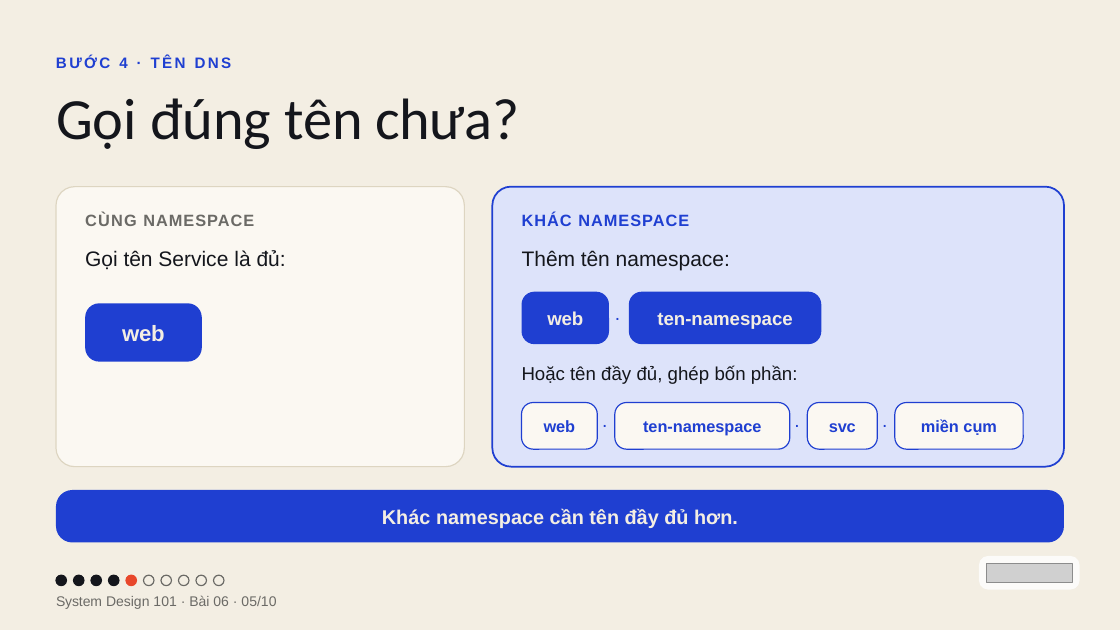
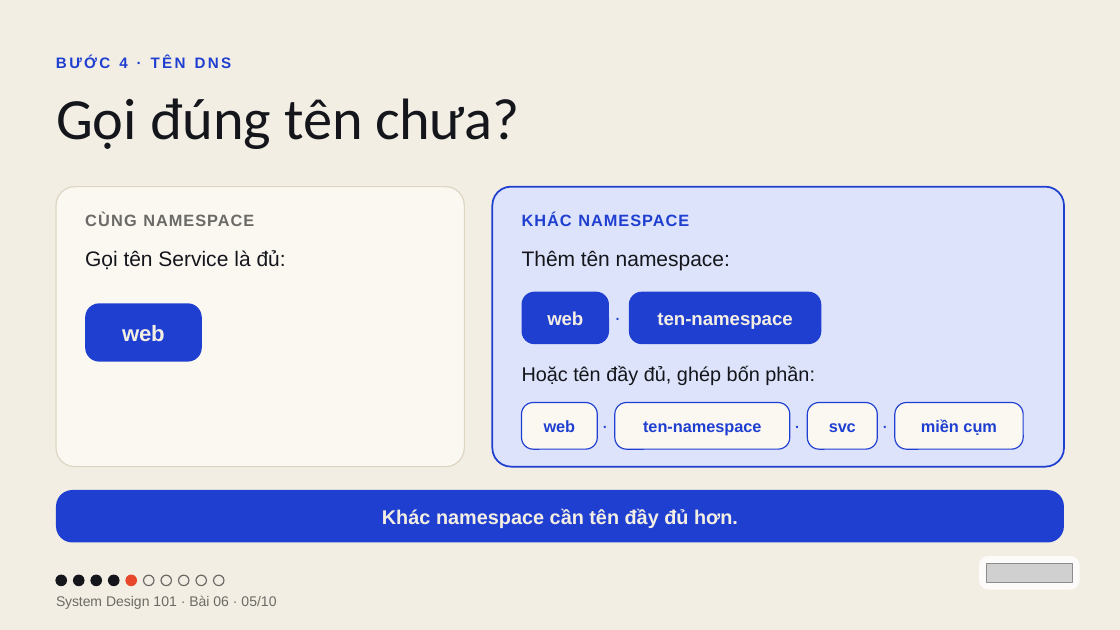
Before and after one commit to vohoailinh90/tool-marketing-studio, a slide deck: slide 5 of system-design-101/vi/lessons/sd-13-006/slides/sd-13-006.pptx. Drawn at 1120x630 pixels with LibreOffice and Linux fonts; fonts in the diff are those of the drawing; grey boxes stand for pictures. Boxes give left, top, right and bottom in pixels: in the first picture for what was removed or moved away, otherwise in the second. Text is boxed around its words. In the diff, an @@ line names an element or a change of style, - is before the commit and + after.

```diff
--- a/system-design-101/vi/lessons/sd-13-006/slides/sd-13-006.pptx
+++ b/system-design-101/vi/lessons/sd-13-006/slides/sd-13-006.pptx
@@ text "Hoặc tên đầy đủ, ghép ..." at box(522, 366, 815, 385): size 24 to 25.5 pt; letter spacing 0.1 to 0 pt in "đầy" @@
```
Also in this commit, not shown: 3 other slides changed, 4 other files.
